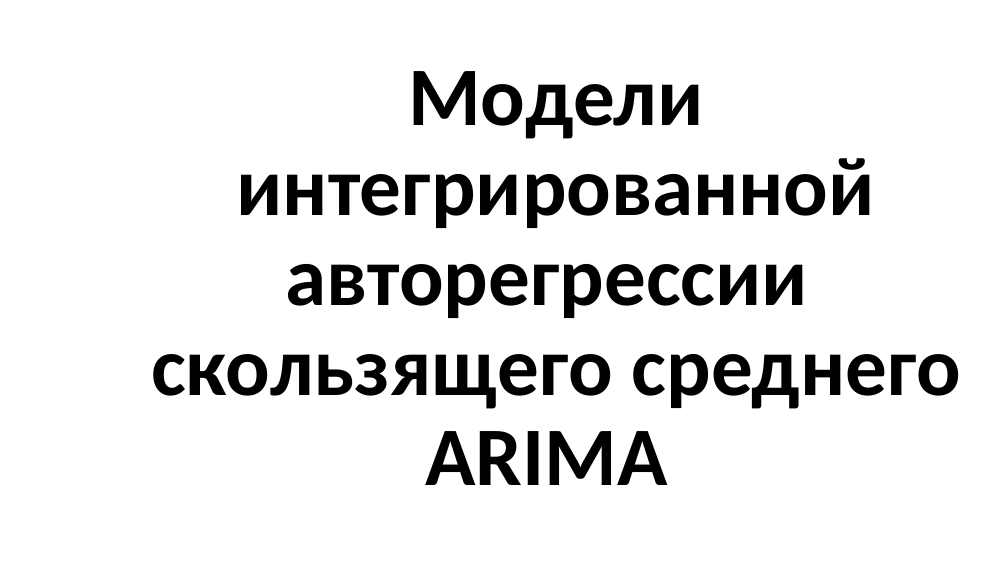
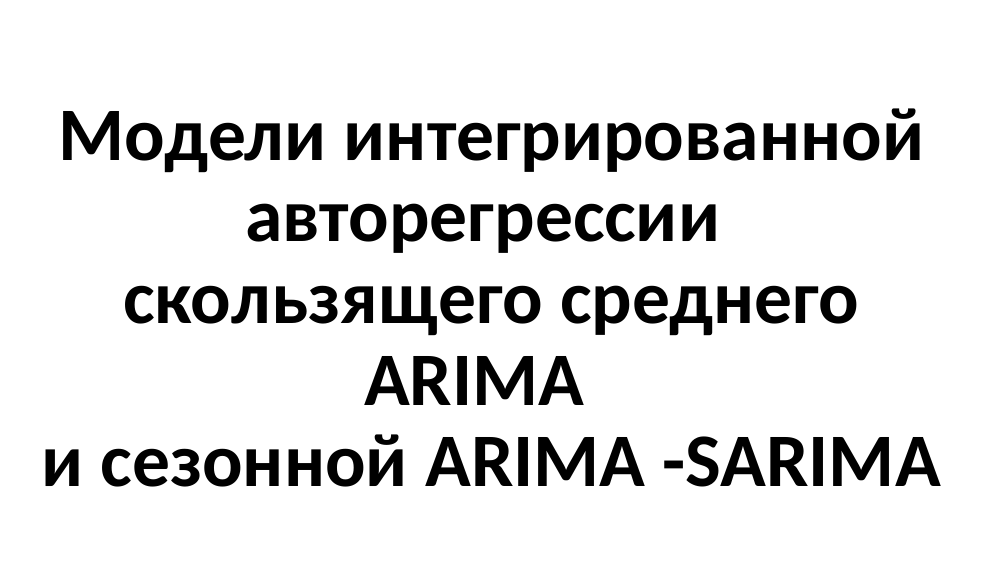
Before and after one commit to MVRonkin/TimeSeriesCourse, a slide deck: slide 19 of 2025/LEC/04-1 ARIMA new.pptx. Drawn at 1008x567 pixels with LibreOffice and Linux fonts; fonts in the diff are those of the drawing. Boxes give left, top, right and bottom in pixels: in the first picture for what was removed or moved away, otherwise in the second. Text is boxed around its words. In the diff, an @@ line names an element or a change of style, - is before the commit and + after.

```diff
--- a/2025/LEC/04-1 ARIMA new.pptx
+++ b/2025/LEC/04-1 ARIMA new.pptx
@@ title at (41, 108, 941, 487): text changed; size 79.2 to 72 pt @@
-Модели интегрированной авторегрессии
-скользящего среднего
-ARIMA
+Модели интегрированной авторегрессии
+скользящего среднего
+ARIMA
+и сезонной ARIMA -SARIMA
```
Also in this commit, not shown: 5 other slides changed, 33 slides added.
